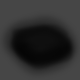
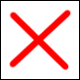
Two versions of the same layered image (80x80). Layer-by-layer changes:
added layer "Border" above "Layer 14" over [left=0, top=0, right=80, bottom=80]
added layer "Layer 14" above "Player" over [left=8, top=8, right=72, bottom=71]
renamed "Pattern" to "Path + Goal", hid the group it (14 layers) over [left=0, top=0, right=80, bottom=80]
hid "Coal" over [left=0, top=8, right=80, bottom=80]
renamed "Background" to "Base BG", moved it into group "Path + Goal" over [left=0, top=0, right=80, bottom=80]
